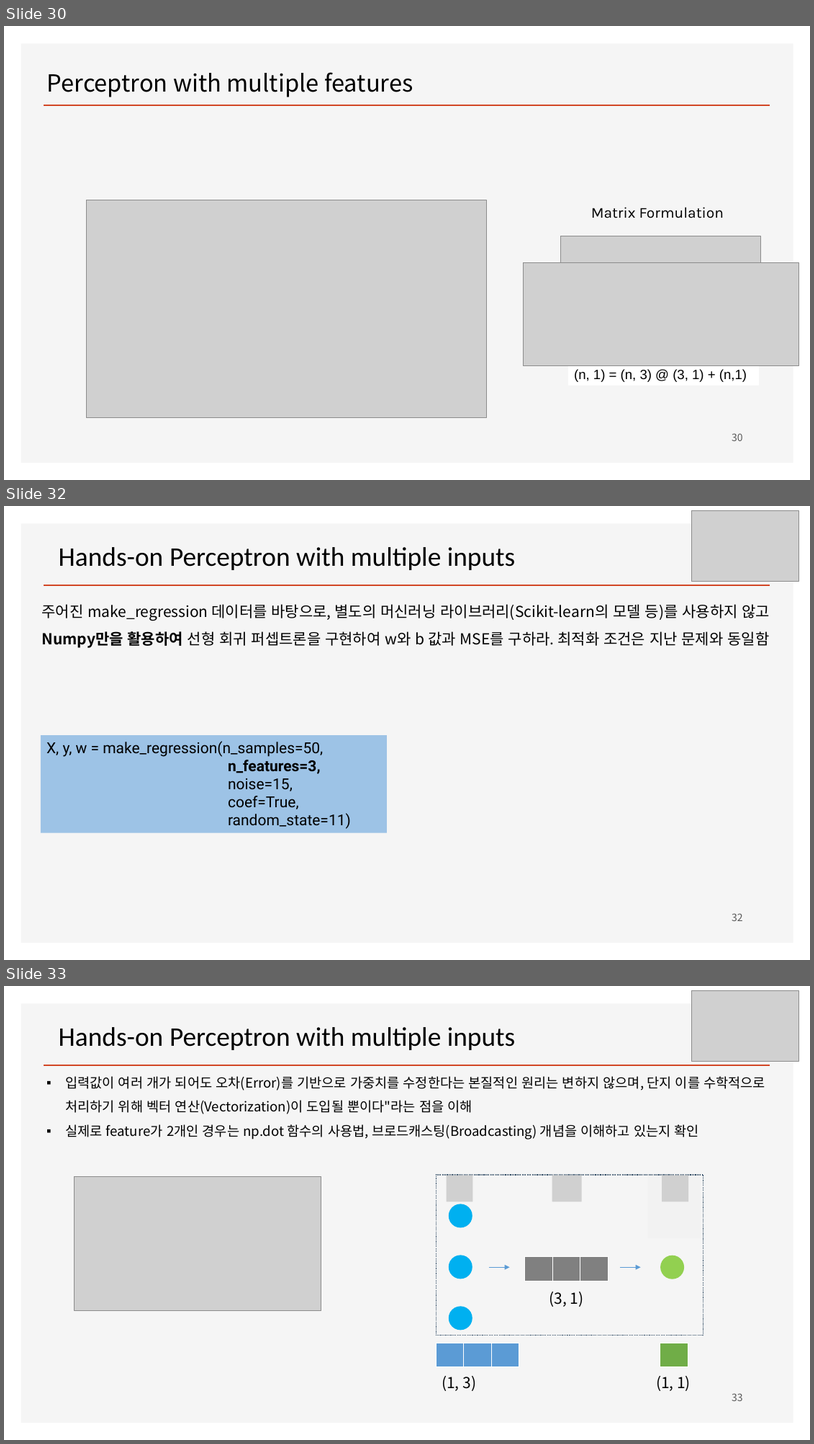
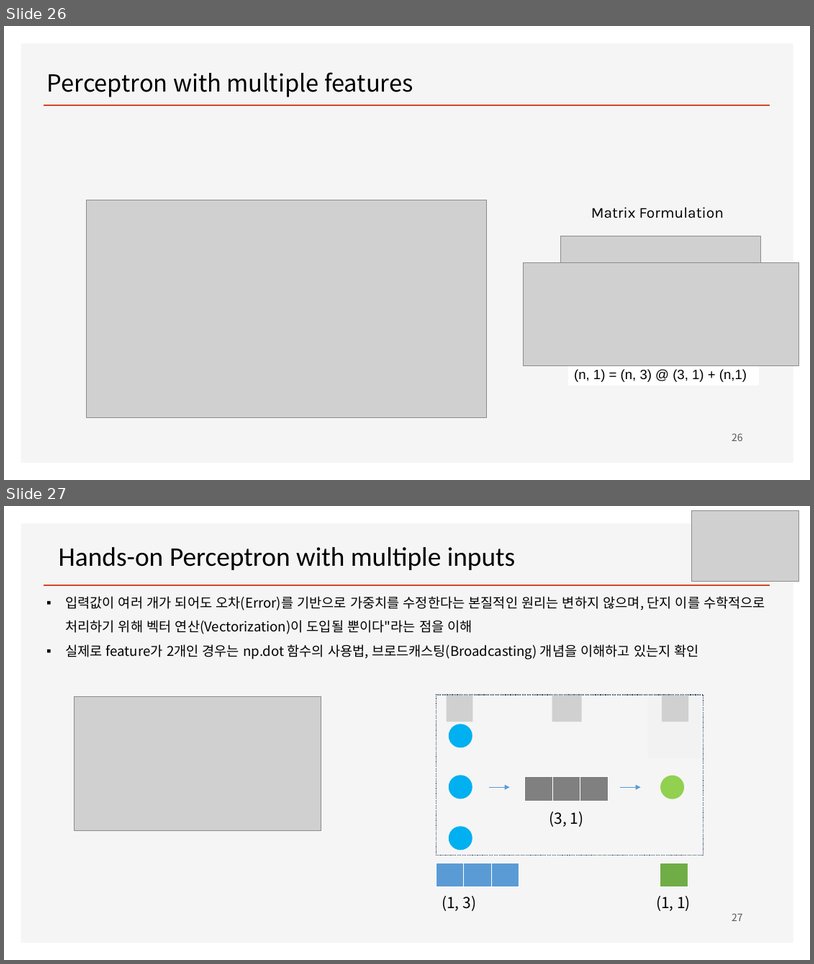
Before and after one commit to ancestor9/mathematics-for-machine-learning, a slide deck: Linear_Algebra/w4_Perceptron_Regression.pptx. Shown one above the other, each under a label of ours: slides 30, 32 and 33 before the commit, slides 26 and 27 after it; the slides between them are not shown. The pictures are 814x1444 and 814x964 pixels, drawn with LibreOffice and Linux fonts; fonts in the diff are those of the drawing; grey boxes stand for pictures; background and template pictures are left out. Boxes give left, top, right and bottom in pixels: in the first picture for what was removed or moved away, otherwise in the second. Text is boxed around its words. In the diff, an @@ line names an element or a change of style, - is before the commit and + after.

```diff
--- a/Linear_Algebra/w4_Perceptron_Regression.pptx
+++ b/Linear_Algebra/w4_Perceptron_Regression.pptx
@@ slide 32 removed at bbox=[4, 506, 810, 960], background #FFFFFF; not listed: 2 template elements that a slide beside it also shows @@
@@ picture removed at bbox=[692, 510, 799, 581] @@
@@ text removed at bbox=[59, 547, 515, 570] @@
-Hands-on Perceptron with multiple inputs
@@ text removed at bbox=[41, 604, 771, 648] @@
-주어진 make_regression 데이터를 바탕으로, 별도의 머신러닝 라이브러리(Scikit-learn의 모델 등)를 사용하지 않고 Numpy만을 활용하여 선형 회귀 퍼셉트론을 구현하여 w와 b 값과 MSE를 구하라. 최적화 조건은 지난 문제와 동일함
@@ rectangle removed at bbox=[41, 735, 388, 834] @@
-X, y, w = make_regression(n_samples=50,
-n_features=3,
-noise=15,
-coef=True,
-random_state=11)
@@ page number removed at bbox=[732, 913, 743, 921] @@
-32
@@ what was slide 30 is now slide 26 @@
@@ page number at bbox=[732, 433, 743, 441]: text changed @@
-30
+26
@@ what was slide 33 is now slide 27 @@
@@ page number at bbox=[732, 913, 743, 921]: text changed @@
-33
+27
```
Also in this commit, not shown: 5 slides changed, 3 slides added, 2 other slides removed.
